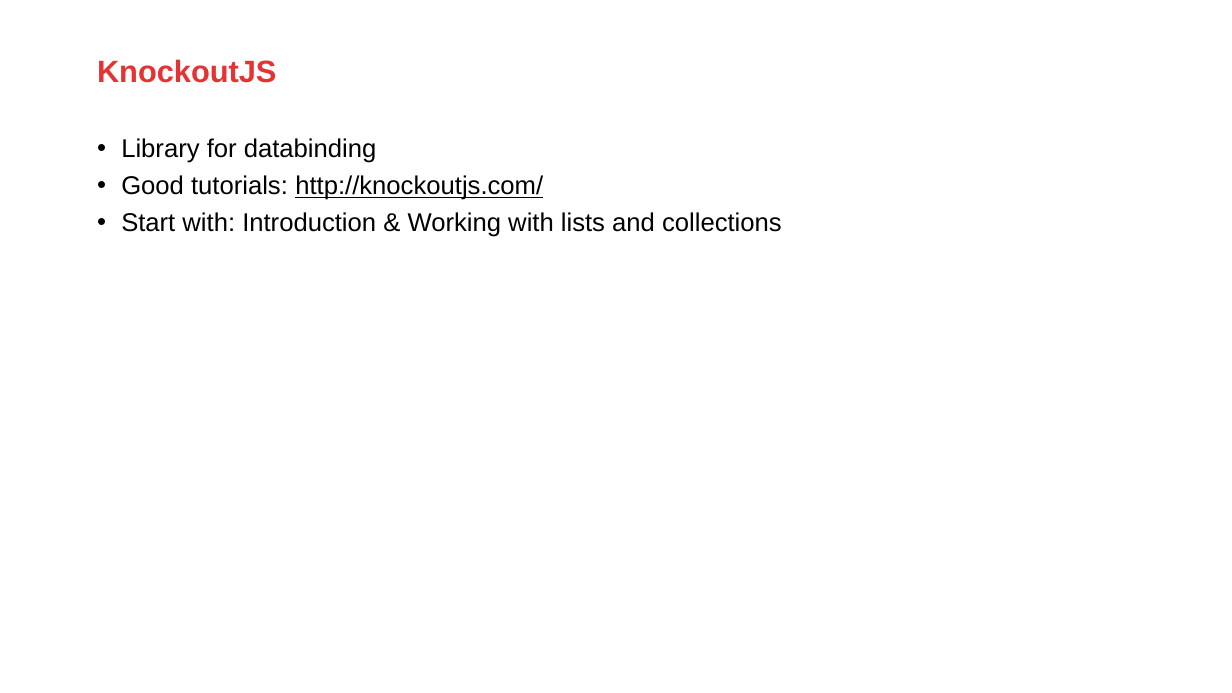
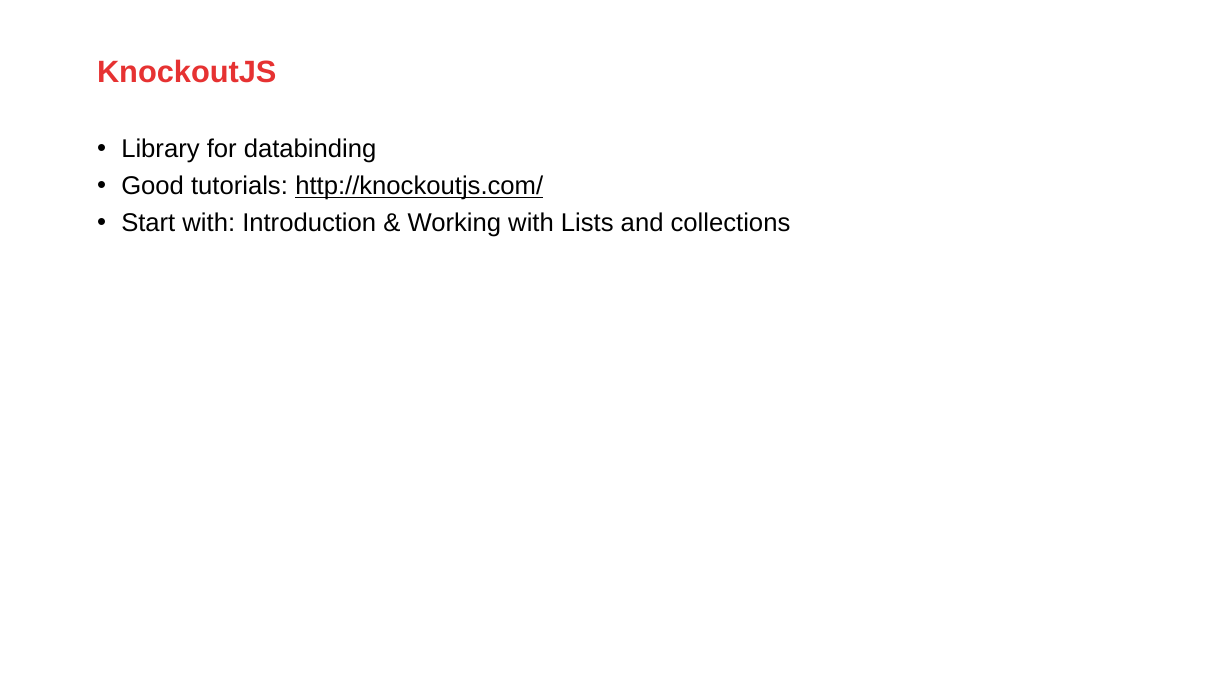
Before and after one commit to jeroenRX/AmisJetTraining, a slide deck: slide 49 of presentation overview.pptx (slide 24 before the commit). Drawn at 1232x693 pixels with LibreOffice and Linux fonts; fonts in the diff are those of the drawing; background and template pictures are left out. Boxes give left, top, right and bottom in pixels: in the first picture for what was removed or moved away, otherwise in the second. Text is boxed around its words. In the diff, an @@ line names an element or a change of style, - is before the commit and + after.

```diff
--- a/presentation overview.pptx
+++ b/presentation overview.pptx
@@ text at (121, 212, 791, 237): text changed @@
-• Start with: Introduction & Working with lists and collections
+• Start with: Introduction & Working with Lists and collections
```
Also in this commit, not shown: 75 other slides changed, 28 slides added, 3 slides removed.
